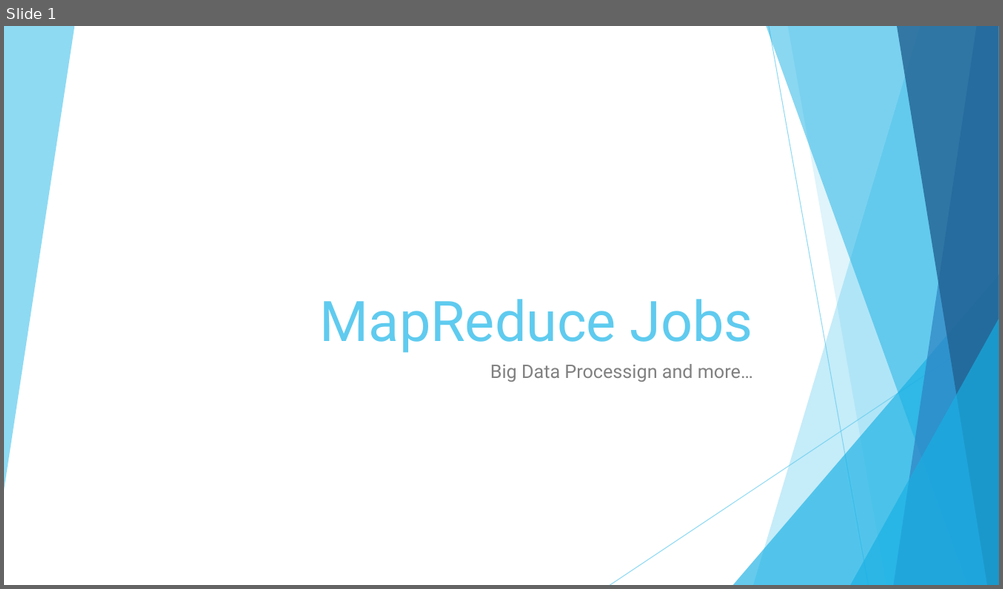
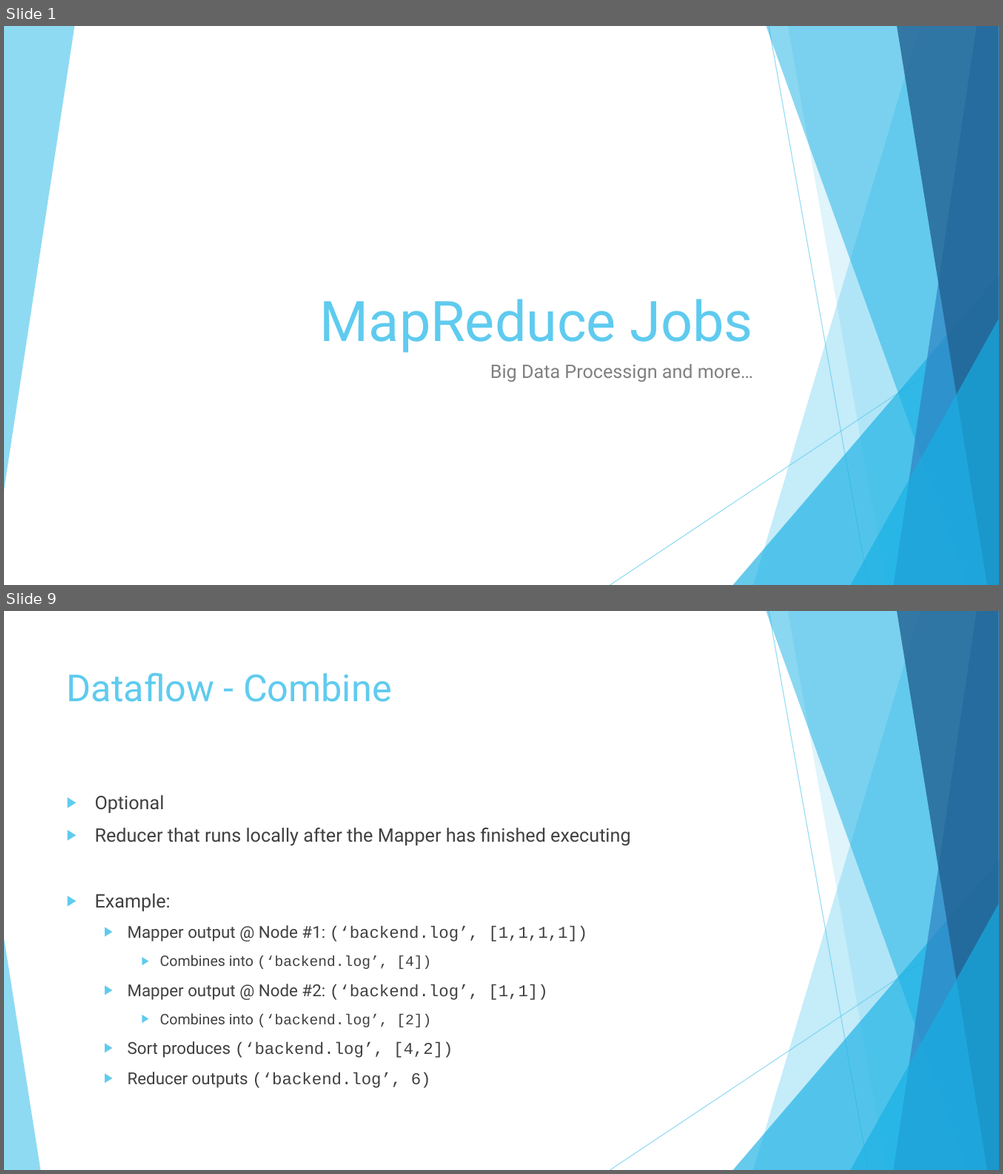
Before and after one commit to number8/blog, a slide deck: 2013-09/hadoop-map-reduce/MapReduce.pptx. Shown one above the other, each under a label of ours: slide 1 before the commit, slides 1 and 9 after it; the slides between them are not shown. The pictures are 1003x589 and 1003x1174 pixels, drawn with LibreOffice and Linux fonts; fonts in the diff are those of the drawing. Boxes give left, top, right and bottom in pixels: in the first picture for what was removed or moved away, otherwise in the second. Text is boxed around its words. In the diff, an @@ line names an element or a change of style, - is before the commit and + after.

```diff
--- a/2013-09/hadoop-map-reduce/MapReduce.pptx
+++ b/2013-09/hadoop-map-reduce/MapReduce.pptx
@@ slide 9 added at [4,611,999,1170], background #FFFFFF; not listed: 9 template elements that a slide beside it also shows @@
@@ title added at [67,672,392,702], 36 pt, text #5FCBEF @@
+Dataflow - Combine
@@ text added at [95,795,630,1088], 16 pt, text #404040 @@
+▶ Optional
+▶ Reducer that runs locally after the Mapper has finished executing
+▶ Example:
+  ▶ Mapper output @ Node #1: (‘backend.log’, [1,1,1,1])
+    ▶ Combines into (‘backend.log’, [4])
+  ▶ Mapper output @ Node #2: (‘backend.log’, [1,1])
+    ▶ Combines into (‘backend.log’, [2])
+  ▶ Sort produces (‘backend.log’, [4,2])
+  ▶ Reducer outputs (‘backend.log’, 6)
@@ triangle added at [4,939,40,1170], fill #5FCBEF at 70% opacity @@
```
Also in this commit, not shown: 1 slide changed, 18 other slides added, 1 slide removed, 8 other files.
